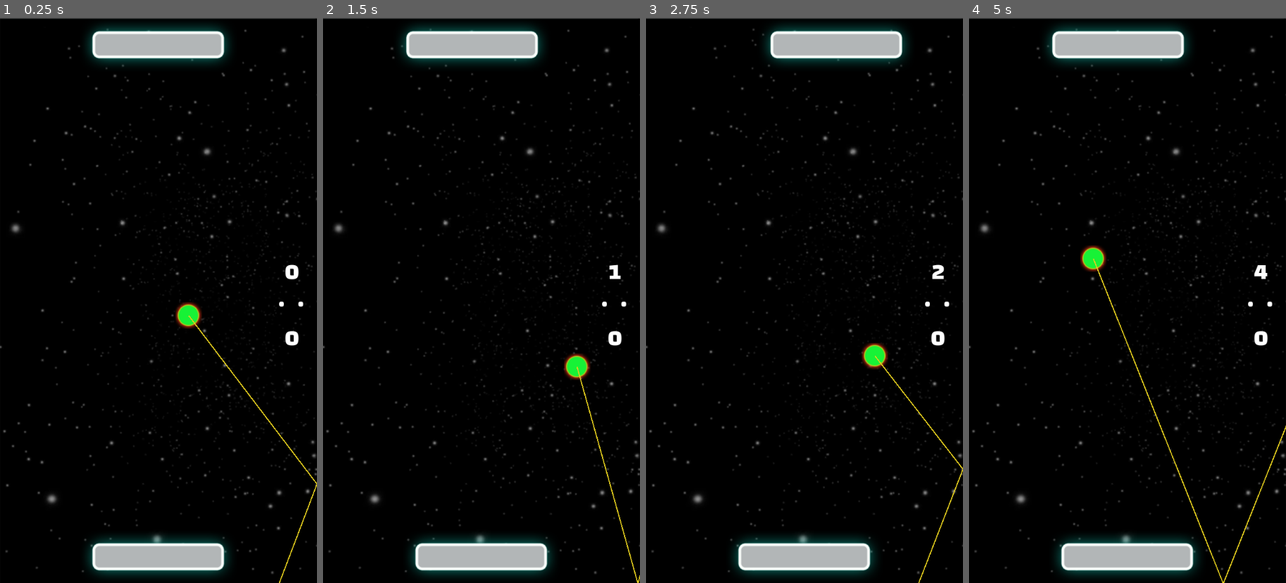
Above: before the commit, frames 1-4 (left to right).
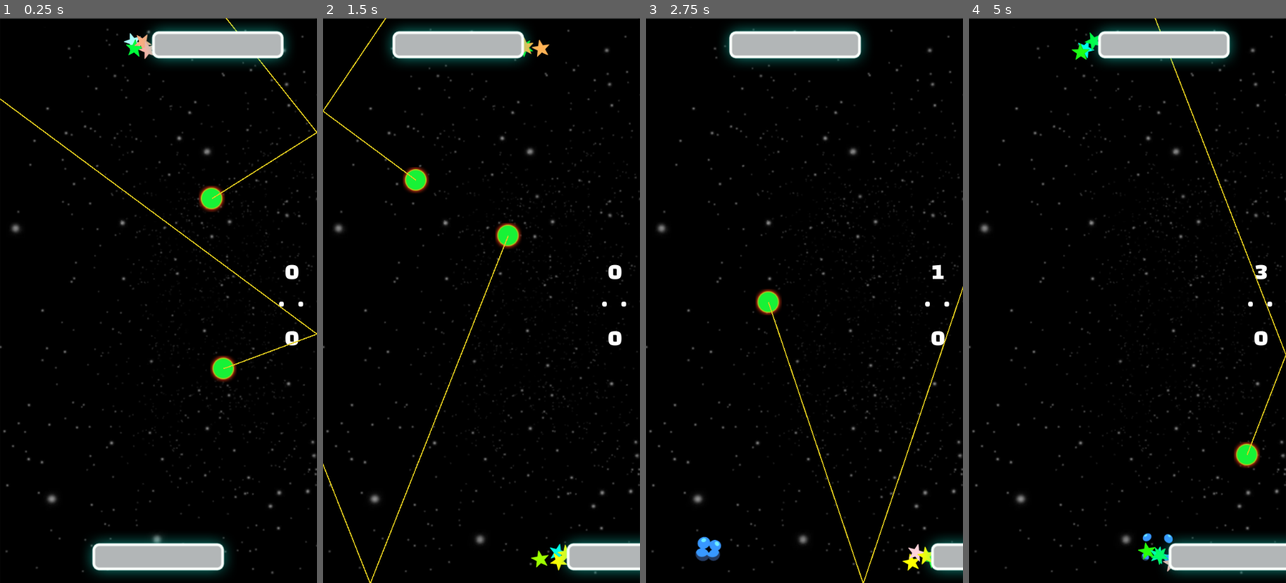
Above: after the commit, the same moments.

Repository: GemoGame/godot-battle-pong
Game: Godot game, scene res://Scenes/game.tscn
Two runs of this game, one before a commit and one after it. Both use one fixed random seed, a clock stepped at 60 frames per second and the inputs below.
Inputs (mouse positions are in pixels of both pictures, inside the frame that each line leads up to):
- Up to frame 1 (0.25 s): no input
- Up to frame 2 (1.5 s): move the mouse to (551, 272) at 0.52 s; hold Right (ui_right) 0.53-1.28 s; move the mouse to (418, 328) at 1.27 s; hold Left (ui_left) from 1.28 s (still down)
- Up to frame 3 (2.75 s): move the mouse to (836, 176) at 2.02 s; release Left (ui_left) at 2.03 s; hold Right (ui_right) from 2.03 s (still down)
- Up to frame 4 (5 s): move the mouse to (1111, 413) at 2.77 s; move the mouse to (1222, 385) at 3.52 s; release Right (ui_right) at 3.53 s; hold Left (ui_left) from 3.53 s (still down); move the mouse to (1032, 215) at 4.27 s

The runs differ from the first frame. In frame 1, 4.6% of the frame differs, in the area x 0-100%, y 0-100%; in frame 2, 7.2%; in frame 3, 7.4%; in frame 4, 8.1%, in the area x 24-100%, y 0-100%.

Commit message:
Add sample effect animation ball destroyed and paddle particle, and a bit code refactor

Diff:
--- a/Scenes/Panel/splash_panel.tscn
+++ b/Scenes/Panel/splash_panel.tscn
@@ -31,7 +31,7 @@
 extra_spacing_char = 6
 font_data = ExtResource( 3 )
 
-[node name="SplashPanel" instance=ExtResource( 1 )]
+[node name="SplashPanel" index="0" instance=ExtResource( 1 )]
 modulate = Color( 1, 1, 1, 1 )
 script = SubResource( 1 )
 
--- a/Scenes/ball.tscn
+++ b/Scenes/ball.tscn
@@ -1,10 +1,31 @@
-[gd_scene load_steps=4 format=2]
+[gd_scene load_steps=10 format=2]
 
 [ext_resource path="res://Scripts/ball.gd" type="Script" id=1]
-[ext_resource path="res://Images/ball.png" type="Texture" id=2]
+[ext_resource path="res://Images/Explosion/explode_1.png" type="Texture" id=2]
+[ext_resource path="res://Images/Explosion/explode_2.png" type="Texture" id=3]
+[ext_resource path="res://Images/Explosion/explode_3.png" type="Texture" id=4]
+[ext_resource path="res://Images/Explosion/explode_4.png" type="Texture" id=5]
+[ext_resource path="res://Images/Explosion/explode_5.png" type="Texture" id=6]
+[ext_resource path="res://Images/Explosion/explode_6.png" type="Texture" id=7]
 
-[sub_resource type="RectangleShape2D" id=1]
-extents = Vector2( 15, 15 )
+[sub_resource type="CircleShape2D" id=1]
+radius = 20.0
+
+[sub_resource type="Animation" id=2]
+resource_name = "destroy"
+length = 0.5
+tracks/0/type = "value"
+tracks/0/path = NodePath("Sprite:texture")
+tracks/0/interp = 1
+tracks/0/loop_wrap = true
+tracks/0/imported = false
+tracks/0/enabled = true
+tracks/0/keys = {
+"times": PoolRealArray( 0, 0.1, 0.2, 0.3, 0.4, 0.5 ),
+"transitions": PoolRealArray( 1, 1, 1, 1, 1, 1 ),
+"update": 1,
+"values": [ ExtResource( 2 ), ExtResource( 3 ), ExtResource( 4 ), ExtResource( 5 ), ExtResource( 6 ), ExtResource( 7 ) ]
+}
 
 [node name="Ball" type="KinematicBody2D" groups=[
 "Ball",
@@ -20,9 +41,13 @@
 shape = SubResource( 1 )
 
 [node name="Ray1" type="RayCast2D" parent="."]
+editor/display_folded = true
 enabled = true
 cast_to = Vector2( 0, 0 )
 collision_mask = 10
+__meta__ = {
+"_edit_group_": true
+}
 
 [node name="Line2D" type="Line2D" parent="Ray1"]
 points = PoolVector2Array( 0, 0, 0, 0 )
@@ -31,11 +56,19 @@
 texture_mode = 3080292
 
 [node name="Ray2" type="RayCast2D" parent="."]
+editor/display_folded = true
 enabled = true
 cast_to = Vector2( 0, 0 )
 collision_mask = 8
+__meta__ = {
+"_edit_group_": true
+}
 
 [node name="Line2D" type="Line2D" parent="Ray2"]
 points = PoolVector2Array( 0, 0, 0, 0 )
 width = 2.0
 default_color = Color( 0.894118, 0.807843, 0.117647, 1 )
+
+[node name="AnimationPlayer" type="AnimationPlayer" parent="."]
+anims/destroy = SubResource( 2 )
+[connection signal="animation_finished" from="AnimationPlayer" to="." method="_on_AnimationPlayer_animation_finished"]
--- a/Scenes/enemy.tscn
+++ b/Scenes/enemy.tscn
@@ -2,8 +2,6 @@
 
 [ext_resource path="res://Scenes/paddle.tscn" type="PackedScene" id=1]
 [ext_resource path="res://Scripts/enemy.gd" type="Script" id=2]
-
-
 
 [sub_resource type="RectangleShape2D" id=1]
 extents = Vector2( 1000, 10 )
--- a/Scenes/game.tscn
+++ b/Scenes/game.tscn
@@ -32,6 +32,7 @@
 }
 
 [node name="Border" type="Node2D" parent="."]
+editor/display_folded = true
 __meta__ = {
 "_edit_group_": true,
 "_edit_lock_": true
@@ -135,6 +136,7 @@
 
 [node name="BallController" type="Node2D" parent="."]
 script = ExtResource( 4 )
+total_ball = 2
 
 [node name="Enemy" parent="." instance=ExtResource( 5 )]
 position = Vector2( 288, 48 )
--- a/Scenes/paddle.tscn
+++ b/Scenes/paddle.tscn
@@ -1,18 +1,53 @@
-[gd_scene load_steps=4 format=2]
+[gd_scene load_steps=5 format=2]
 
 [ext_resource path="res://Scripts/paddle.gd" type="Script" id=1]
-[ext_resource path="res://Images/paddle.png" type="Texture" id=2]
+[ext_resource path="res://Images/particle.png" type="Texture" id=2]
+[ext_resource path="res://Images/paddle.png" type="Texture" id=3]
 
 [sub_resource type="RectangleShape2D" id=1]
 extents = Vector2( 120.864, 25.4048 )
 
-[node name="Batter" type="KinematicBody2D" groups=[
+[node name="Paddle" type="KinematicBody2D" groups=[
 "Paddle",
 ]]
 script = ExtResource( 1 )
 
+[node name="ParticleLeft" type="CPUParticles2D" parent="."]
+position = Vector2( -120, 0 )
+emitting = false
+amount = 4
+speed_scale = 5.0
+texture = ExtResource( 2 )
+emission_shape = 2
+emission_rect_extents = Vector2( 10, 10 )
+spread = 10.0
+gravity = Vector2( -100, 0 )
+angular_velocity = 100.0
+radial_accel = 10.0
+scale_amount = 0.5
+color = Color( 0.909804, 0.921569, 0.921569, 1 )
+hue_variation = 1.0
+hue_variation_random = 1.0
+
+[node name="ParticleRight" type="CPUParticles2D" parent="."]
+position = Vector2( 120, 0 )
+emitting = false
+amount = 4
+speed_scale = 5.0
+texture = ExtResource( 2 )
+emission_shape = 2
+emission_rect_extents = Vector2( 10, 10 )
+spread = 10.0
+gravity = Vector2( 100, 0 )
+angular_velocity = 100.0
+radial_accel = 10.0
+scale_amount = 0.5
+color = Color( 0.909804, 0.921569, 0.921569, 1 )
+hue_variation = 1.0
+hue_variation_random = 1.0
+
 [node name="Sprite" type="Sprite" parent="."]
-texture = ExtResource( 2 )
+texture = ExtResource( 3 )
 
 [node name="CollisionShape2D" type="CollisionShape2D" parent="."]
 shape = SubResource( 1 )
--- a/Scripts/ball.gd
+++ b/Scripts/ball.gd
@@ -10,11 +10,13 @@
 const ACCELERATE_COLLISION_OBSTACLE = 0.05
 
 ### BALL VARIABLE ###
+const BALL_TEXTURE = preload("res://Images/ball.png")
 const BASE_VELOCITY = 500
 const MAX_VELOCITY = 5000
 var destination = Vector2(0, 0)
 var velocity_modifier = 1
 var velocity
+
 
 ### RAY PROJECTION ###
 onready var rays = {
@@ -34,9 +36,28 @@
 
 
 func setup():
-	randomize()
+	# Reseting to start default value
+	$Sprite.texture = BALL_TEXTURE
+	$Ray1.visible = true
+	$Ray2.visible = true
 	destination = Vector2(0, 0)
 	velocity_modifier = 1
+
+	# Randomizing certain variable
+	randomize_velocity()
+	randomize_position()
+
+	# Start physics
+	set_physics_process(true)
+
+
+func randomize_position():
+	var x = floor(rand_range(GAME_SIZE.x/4, GAME_SIZE.x*3/4))
+	var y = floor(rand_range(GAME_SIZE.y/3, GAME_SIZE.y*2/3))
+	position = Vector2(x, y)
+
+
+func randomize_velocity():
 	var new_velocity = [0, 0]
 	for i in range(2):
 		while new_velocity[i] <= 0.5 and new_velocity[i] >= -0.5:
@@ -44,7 +65,14 @@
 	velocity = Vector2(new_velocity[0], new_velocity[1]).normalized() * BASE_VELOCITY
 
 
-func check_vector_limit(vector):
+func destroy():
+	set_physics_process(false)
+	$Ray1.visible = false
+	$Ray2.visible = false
+	$AnimationPlayer.play("destroy")
+
+
+func keep_vector_limit(vector):
 	if vector.x > MAX_VELOCITY:
 		vector.x = MAX_VELOCITY
 	if vector.x < -MAX_VELOCITY:
@@ -57,6 +85,7 @@
 		vector.x /= 2
 		vector = vector.normalized() * BASE_VELOCITY * velocity_modifier
 	return vector
+
 
 func _physics_process(delta):
 	if velocity == null:
@@ -72,37 +101,41 @@
 		if collision.collider.is_in_group("Obstacle"):
 			velocity_modifier += ACCELERATE_COLLISION_OBSTACLE
 #		print("Velocity Modifier After : " + str(velocity_modifier))
-		velocity = check_vector_limit(velocity)
+		velocity = keep_vector_limit(velocity)
 	ray_cast()
 #	print("Velocity : " + str(velocity))
 #	print("Length : " + str(velocity.length()))
 #	print("Velocity Modifier : " + str(velocity_modifier))
 
 
-
 # -- WARNING NSFW CONTENT---
 #
 # Oh god what have i done...
-# Who the hell wrote this abomination and cursed code
+# Who the hell wrote this abomination and cursed code ?!
 # Wait... i know him, he is me...
 # I hope i can get an enlightenment to fix this mess later (but i doubt it lol)
 #
-# PS : Pls forgive me, my future self (And you who read this nightmarish code)
+# PS : Pls forgive me, my future self or someone who will maintain this mess (also for you who must face this nightmarish code)
 func ray_cast():
-	rays[1]["collision"].cast_to = velocity.normalized() * 1175
+	rays[1]["collision"].cast_to = velocity.normalized() * 1500
 	rays[1]["visual"].set_point_position(0, Vector2(0, 0))
 	rays[1]["visual"].set_point_position(1, rays[1]["collision"].cast_to)
 	if rays[1]["collision"].is_colliding():
+		rays[2]["visual"].set_point_position(0, Vector2(0, 0))
+		rays[2]["visual"].set_point_position(1, Vector2(0, 0))
 		if rays[1]["collision"].get_collider().name == "BallDetector":
 			rays[2]["collision"].cast_to = Vector2(0, 0)
-			rays[2]["visual"].set_point_position(1, Vector2(0, 0))
 			destination = rays[1]["collision"].get_collision_point()
 		elif rays[1]["collision"].get_collision_normal() != Vector2():
 			rays[2]["collision"].global_position = rays[1]["collision"].get_collision_point()
-			rays[2]["collision"].cast_to = check_vector_limit(rays[1]["collision"].cast_to.bounce(rays[1]["collision"].get_collision_normal()))
-			rays[2]["visual"].set_point_position(0, Vector2(0, 0))
+			rays[2]["collision"].cast_to = keep_vector_limit(rays[1]["collision"].cast_to.bounce(rays[1]["collision"].get_collision_normal())).normalized() * 1500
 			rays[2]["visual"].set_point_position(1, rays[2]["collision"].cast_to)
 			if rays[2]["collision"].is_colliding() && rays[2]["collision"].get_collider().name == "BallDetector":
 				destination = rays[2]["collision"].get_collision_point()
 	rays[1]["visual"].visible = display_rays
 	rays[2]["visual"].visible = display_rays
+
+
+func _on_AnimationPlayer_animation_finished(anim_name):
+	if anim_name == "destroy":
+		setup()
--- a/Scripts/ball_controller.gd
+++ b/Scripts/ball_controller.gd
@@ -12,16 +12,5 @@
 
 func spawn_ball():
 	var ball = BALL_SCENE.instance()
-	randomize_ball_position(ball)
+	ball.position = GAME_SIZE/2
 	add_child(ball)
-
-
-func randomize_ball_position(ball):
-	var x = floor(rand_range(GAME_SIZE.x/4, GAME_SIZE.x*3/4))
-	var y = floor(rand_range(GAME_SIZE.y/3, GAME_SIZE.y*2/3))
-	ball.position = Vector2(x, y)
-
-
-func reset_ball_state(ball):
-	randomize_ball_position(ball)
-	ball.setup()
--- a/Scripts/enemy.gd
+++ b/Scripts/enemy.gd
@@ -20,9 +20,7 @@
 func get_closest_ball():
 	var closest_ball = null
 	for ball in get_tree().get_nodes_in_group("Ball"):
-		if closest_ball == null:
-			closest_ball = ball
-		if ball.position.y <= closest_ball.position.y and ball.velocity.y <= 0:
+		if closest_ball == null || ball.position.y <= closest_ball.position.y and ball.velocity.y <= 0:
 			closest_ball = ball
 	return closest_ball
 
--- a/Scripts/paddle.gd
+++ b/Scripts/paddle.gd
@@ -6,6 +6,7 @@
 ### PADDLE VARIABLE ###
 export (int) var SPEED = 500
 export (int) var DIFFERENCE_TOLERANCE = 300
+export (int) var PARTICLE_THRESHOLD = 5
 export (int) var PADDLE_SEGMENT = 5
 onready var PADDLE_SIZE = $CollisionShape2D.shape.extents
 var velocity = Vector2(0, 0)
@@ -38,26 +39,22 @@
 func calculate_reflect_difference(ball):
 	var BASE_SPEED = 50
 	var ball_modifier = 1
-	var modifier
 	if ball.velocity.x < 0:
 		ball_modifier = -1
 	var difference = abs(position.x - ball.position.x)
 	if difference > 100:
 		difference = 100
-	var segment_size = PADDLE_SIZE.x/PADDLE_SEGMENT
-	# If hitting middle paddle
-	if difference <= 20:
-		modifier = 1
-	elif difference <= 40:
-		modifier = 3
-	elif difference  <= 60:
-		modifier = 5
-	elif difference <= 80:
-		modifier = 7
-	elif difference <= 100:
-		modifier = 9
+	var modifier = (ceil(difference/(100 / PADDLE_SEGMENT)) * 2) - 1
 	var new_velocity_x = rand_range(BASE_SPEED * modifier, BASE_SPEED * modifier * 2) * ball_modifier * (ball.velocity.y / ball.BASE_VELOCITY)
-	print(ball.velocity.normalized())
 	ball.velocity = Vector2(new_velocity_x, ball.velocity.y).normalized() * \
 					ball.BASE_VELOCITY * ball.velocity_modifier
-	print(Vector2(new_velocity_x, ball.velocity.y).normalized())
+
+
+func _process(delta):
+	if abs(velocity.x) <= PARTICLE_THRESHOLD:
+		$ParticleLeft.emitting = false
+		$ParticleRight.emitting = false
+	elif velocity.x > PARTICLE_THRESHOLD:
+		$ParticleLeft.emitting = true
+	elif velocity.x < PARTICLE_THRESHOLD:
+		$ParticleRight.emitting = true
--- a/Scripts/player.gd
+++ b/Scripts/player.gd
@@ -6,29 +6,30 @@
 ### INPUT VARIABLE###
 var input_position = Vector2(576/2, 0)
 
+
 func _ready():
 	position = NORMAL_POSITION
 
-
-func has_reached_input_target():
-	return position.x <= (input_position.x + DIFFERENCE_TOLERANCE) and position.x >= (input_position.x - DIFFERENCE_TOLERANCE)
 
 
 func _physics_process(delta):
 	if Input.is_action_pressed("ui_touch"):
 		input_position = get_global_mouse_position()
 		calculate_position_difference(input_position)
-#	if Input.is_action_pressed("ui_right):
-#		velocity.x = SPEED
-#		print("Right")
-#	elif Input.is_action_pressed("ui_left"):
-#		velocity.x = -SPEED
-#		print("Left")
-#	elif Input.is_action_just_released("ui_right") or Input.is_action_just_released("ui_left"):
-#		velocity.x = 0
-#		print("Released")
-	if has_reached_input_target() or is_at_edge():
+	if has_align_target(input_position) or is_at_edge():
 		velocity.x = 0
+
+	# Keyboard Testing
+	if Input.is_action_pressed("ui_right"):
+		velocity.x = SPEED
+		print("Right")
+	elif Input.is_action_pressed("ui_left"):
+		velocity.x = -SPEED
+		print("Left")
+	elif Input.is_action_just_released("ui_right") or Input.is_action_just_released("ui_left"):
+		velocity.x = 0
+		print("Released")
+
 	var collision = move_and_collide(velocity * delta)
 	if collision:
 		if collision.collider.is_in_group("Ball"):
--- a/Scripts/score.gd
+++ b/Scripts/score.gd
@@ -18,7 +18,7 @@
 		label = $Top
 	var current_score = int(label.get_text())
 	label.set_text(str(current_score + 1))
-	get_parent().get_node("BallController").reset_ball_state(ball)
+	ball.destroy()
 
 
 func _on_TopArea_body_entered(body):
--- a/Wall.gd
+++ /dev/null
@@ -1,13 +0,0 @@
-extends StaticBody2D
-
-# Declare member variables here. Examples:
-# var a = 2
-# var b = "text"
-
-# Called when the node enters the scene tree for the first time.
-func _ready():
-	pass # Replace with function body.
-
-# Called every frame. 'delta' is the elapsed time since the previous frame.
-#func _process(delta):
-#	pass
Binary file added: Images/particle.png
